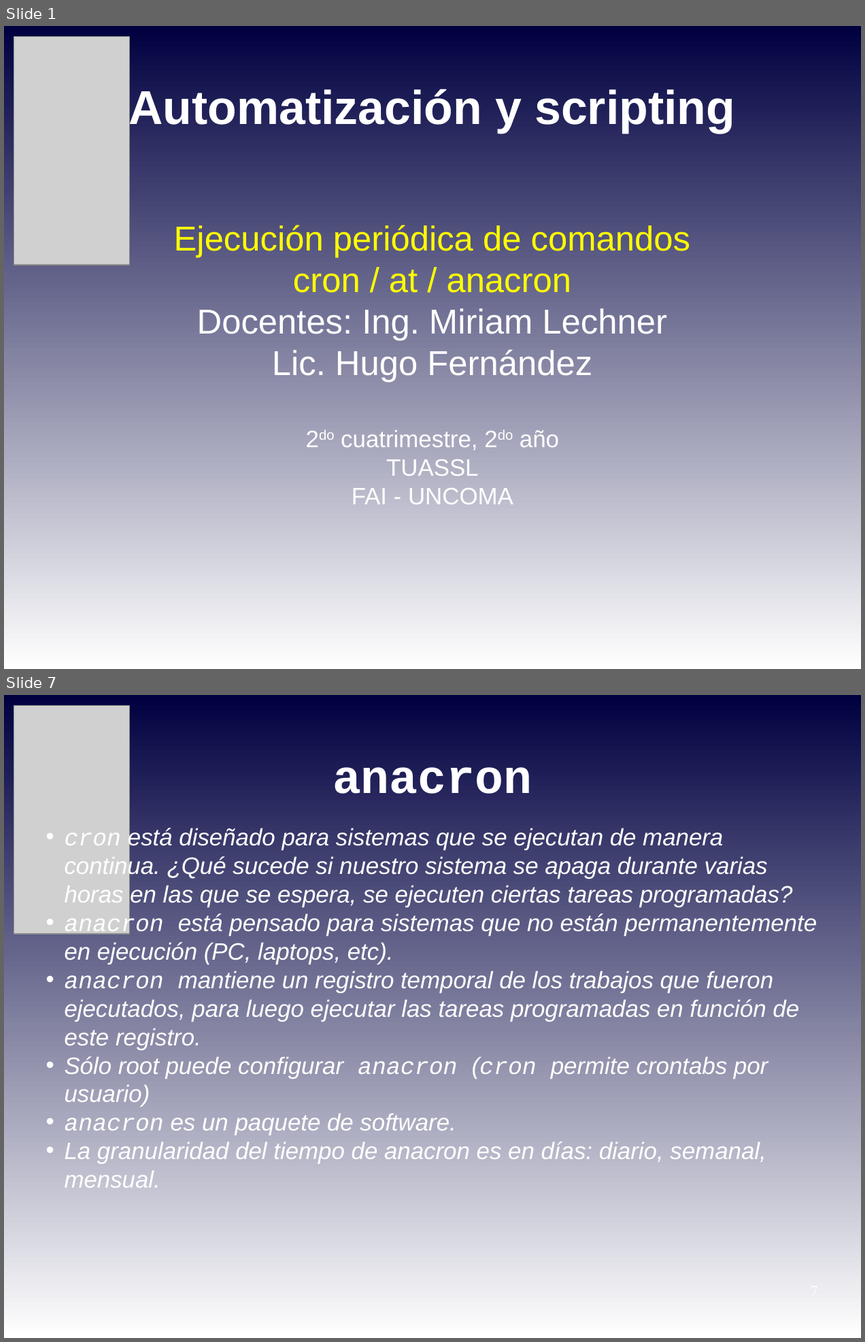
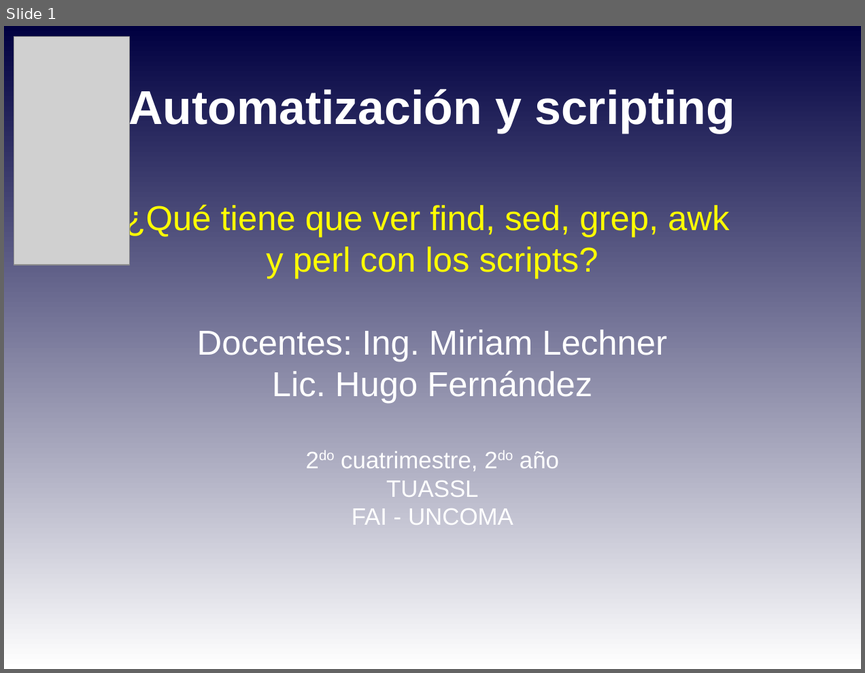
Before and after one commit to niniadcobre/-AutoyScripting, a slide deck: clases/AYS_clase08.odp. Shown one above the other, each under a label of ours: slides 1 and 7 before the commit, slide 1 after it; the slides between them are not shown. The pictures are 865x1342 and 865x673 pixels, drawn with LibreOffice and Linux fonts; fonts in the diff are those of the drawing; grey boxes stand for pictures. Boxes give left, top, right and bottom in pixels: in the first picture for what was removed or moved away, otherwise in the second. Text is boxed around its words. In the diff, an @@ line names an element or a change of style, - is before the commit and + after.

```diff
--- a/clases/AYS_clase08.odp
+++ b/clases/AYS_clase08.odp
@@ slide 7 removed at [4,695,861,1338], background gradient #000040 to #FFFFFF @@
@@ picture removed at [14,706,129,934] @@
@@ title removed at [332,767,532,794] @@
-anacron
@@ text removed at [65,826,817,1187] @@
-• cron está diseñado para sistemas que se ejecutan de manera continua. ¿Qué sucede si nuestro sistema se apaga durante varias horas en las que se espera, se ejecuten ciertas tareas programadas?
-• anacron está pensado para sistemas que no están permanentemente en ejecución (PC, laptops, etc).
-• anacron mantiene un registro temporal de los trabajos que fueron ejecutados, para luego ejecutar las tareas programadas en función de este registro.
-• Sólo root puede configurar anacron (cron permite crontabs por usuario)
-• anacron es un paquete de software.
-• La granularidad del tiempo de anacron es en días: diario, semanal, mensual.
@@ slide 1 changed as well @@
@@ subtitle at [125,202,729,361]: text changed @@
-Ejecución periódica de comandos
-cron / at / anacron
-Docentes: Ing. Miriam Lechner
+¿Qué tiene que ver find, sed, grep, awk
+y perl con los scripts?
+Docentes: Ing. Miriam Lechner
```
Also in this commit, not shown: 1 other slide changed, 10 slides added, 10 other slides removed, 8 other files.
